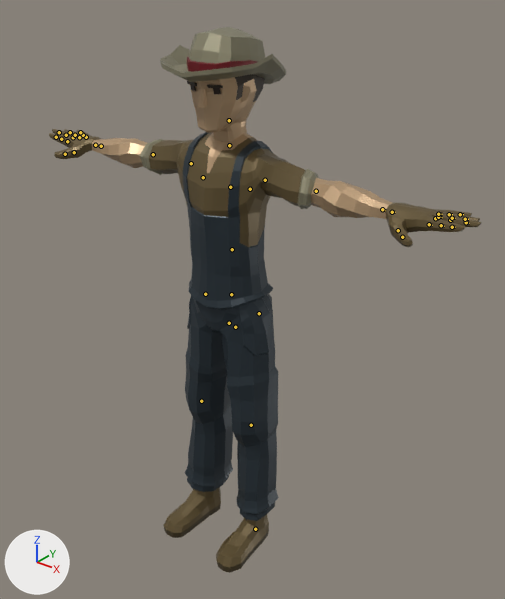
The glTF model assets/models/shopkeeper.glb: old version first, new version second.
One viewpoint serves both versions: a 50 mm camera at (1.411, -5.016, -823.237) aimed at (0.131, -3.416, -824.229). The axes (+X, +Y, +Z) are drawn at lower left. The lights are the same throughout. The older version comes first. The bones that change, and the others that lie on the model, are drawn over the model as lines.

The first picture shows 'Farmer_Body', 'Farmer_Feet', 'Farmer_Head', 'Farmer_Pants'.
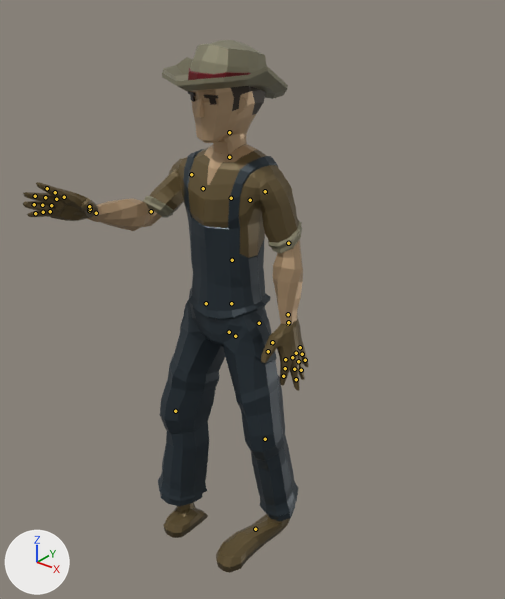
The newer file adds an action. The first version stands in its rest pose; the second is drawn at frame 22 of the action 'Interact'.

Where the change shows, as pixel boxes [x1, y1, x2, y2] in the pictures (505 x 599 px):
'Farmer_Body', posed (34% narrower, 36% taller)
    before: [49, 129, 482, 310]
    after: [23, 144, 309, 391]
'Farmer_Pants', posed (48% wider)
    before: [185, 294, 279, 521]
    after: [158, 300, 298, 521]
'Farmer_Head', posed
    before: [160, 27, 286, 142]
    after: [162, 40, 288, 154]
'Farmer_Feet', posed (20% wider, 17% shorter)
    before: [163, 487, 269, 573]
    after: [163, 502, 290, 573]
bone 'Body', root to tip
    before: (235, 327) to (235, 324)
    after: (235, 336) to (235, 333)
bone 'Head', root to tip
    before: (229, 120) to (229, 118)
    after: (229, 132) to (229, 130)
bone 'UpperArm.L', root to tip
    before: (265, 180) to (267, 180)
    after: (265, 191) to (266, 194)
bone 'LowerArm.L', root to tip
    before: (316, 191) to (318, 191)
    after: (288, 243) to (288, 245)
bone 'Index2.L', root to tip
    before: (429, 224) to (432, 225)
    after: (285, 359) to (285, 362)
bone 'Index3.L', root to tip
    before: (441, 225) to (444, 226)
    after: (285, 368) to (284, 370)
bone 'Thumb3.L', root to tip
    before: (402, 237) to (404, 238)
    after: (268, 351) to (267, 353)
bone 'UpperArm.R', root to tip
    before: (191, 163) to (189, 163)
    after: (191, 174) to (189, 176)
bone 'LowerArm.R', root to tip
    before: (153, 154) to (151, 154)
    after: (151, 211) to (149, 211)
bone 'Wrist.R', root to tip
    before: (101, 146) to (99, 145)
    after: (96, 213) to (94, 212)
bone 'Middle2.R', root to tip
    before: (73, 137) to (71, 137)
    after: (56, 199) to (54, 198)
bone 'Ring2.R', root to tip
    before: (79, 137) to (78, 137)
    after: (51, 205) to (49, 205)
bone 'Pinky2.R', root to tip
    before: (86, 137) to (85, 136)
    after: (50, 211) to (48, 211)
bone 'Thumb1.R', root to tip
    before: (95, 145) to (93, 145)
    after: (89, 210) to (89, 210)
bone 'Thumb3.R', root to tip
    before: (65, 154) to (63, 154)
    after: (89, 206) to (88, 206)
bone 'UpperLeg.L', root to tip
    before: (259, 313) to (259, 314)
    after: (259, 323) to (259, 324)
bone 'LowerLeg.L', root to tip
    before: (251, 425) to (251, 426)
    after: (265, 439) to (265, 440)
bone 'UpperLeg.R', root to tip
    before: (205, 294) to (205, 295)
    after: (206, 303) to (205, 304)
bone 'LowerLeg.R', root to tip
    before: (201, 401) to (201, 402)
    after: (175, 411) to (175, 412)

The edits, one by one:
Bone 'Body' (bone_body) moves from (0.0, 0.0, 0.0) to (0.0, -0.00036, 0.0).
Bone 'Head' (bone_head) turns from (0, 0, 0) to (-3, -8, 1) degrees about its own x, y and z.
Bone 'UpperArm.L' (bone_upperarm_l) turns from (0, 0, 0) to (-69, 14, 0) degrees about its own x, y and z.
Bone 'LowerArm.L' (bone_lowerarm_l) turns from (0, 0, 0) to (-13, -5, -12) degrees about its own x, y and z.
Bone 'Index2.L' (bone_index2_l) turns from (0, 0, 0) to (-14, 2, 0) degrees about its own x, y and z.
Bone 'Index3.L' (bone_index3_l) turns from (0, 0, 0) to (-7, 2, 1) degrees about its own x, y and z.
Bone 'Thumb3.L' (bone_thumb3_l) turns from (0, 0, 0) to (-13, -3, 7) degrees about its own x, y and z.
Bone 'UpperArm.R' (bone_upperarm_r) turns from (0, 0, 0) to (-99, 55, -32) degrees about its own x, y and z.
Bone 'LowerArm.R' (bone_lowerarm_r) turns from (0, 0, 0) to (-37, -38, 65) degrees about its own x, y and z.
Bone 'Wrist.R' (bone_wrist_r) turns from (0, 0, 0) to (10, -2, 14) degrees about its own x, y and z.
Bone 'Middle2.R' (bone_middle2_r) turns from (0, 0, 0) to (-13, 2, 2) degrees about its own x, y and z.
Bone 'Ring2.R' (bone_ring2_r) turns from (0, 0, 0) to (-15, 6, 10) degrees about its own x, y and z.
Bone 'Pinky2.R' (bone_pinky2_r) turns from (0, 0, 0) to (-19, 16, 12) degrees about its own x, y and z.
Bone 'Thumb1.R' (bone_thumb1_r) turns from (0, 0, 0) to (-16, -42, 8) degrees about its own x, y and z.
Bone 'Thumb3.R' (bone_thumb3_r) turns from (0, 0, 0) to (-13, 3, -7) degrees about its own x, y and z.
Bone 'UpperLeg.L' (bone_upperleg_l) turns from (0, 0, 0) to (-9, -24, 4) degrees about its own x, y and z.
Bone 'LowerLeg.L' (bone_lowerleg_l) turns from (0, 0, 0) to (14, 0, 0) degrees about its own x, y and z.
Bone 'UpperLeg.R' (bone_upperleg_r) turns from (0, 0, 0) to (-6, 20, -15) degrees about its own x, y and z.
Bone 'LowerLeg.R' (bone_lowerleg_r) turns from (0, 0, 0) to (10, 0, 0) degrees about its own x, y and z.
